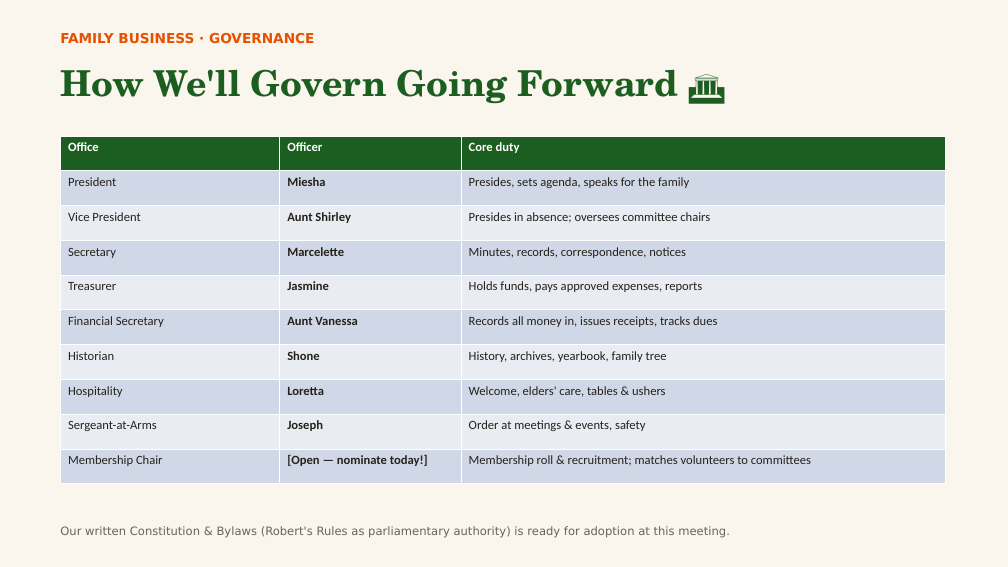
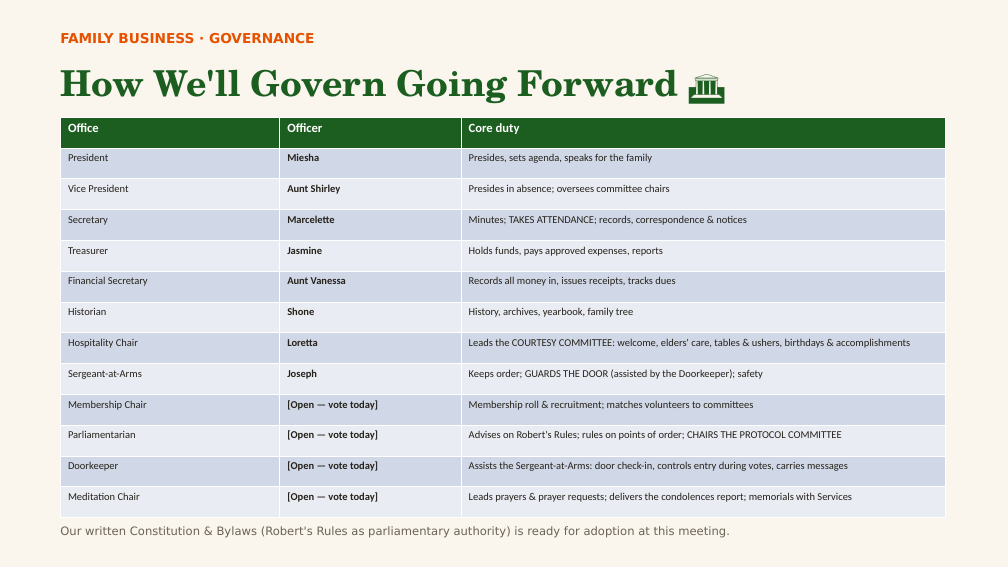
Before and after one commit to MEG-agt25/Family-Reunion, a slide deck: slide 16 of presentation/Harris-Nelson-Reunion-2026.pptx. Drawn at 1008x567 pixels with LibreOffice and Linux fonts; fonts in the diff are those of the drawing. Boxes give left, top, right and bottom in pixels: in the first picture for what was removed or moved away, otherwise in the second. Text is boxed around its words. In the diff, an @@ line names an element or a change of style, - is before the commit and + after.

```diff
--- a/presentation/Harris-Nelson-Reunion-2026.pptx
+++ b/presentation/Harris-Nelson-Reunion-2026.pptx
@@ table at (60,117,945,518) @@
-row 4, column 3: Minutes, records, correspondence, notices
+row 4, column 3: Minutes; TAKES ATTENDANCE; records, correspondence & notices
-row 8: Hospitality | Loretta | Welcome, elders' care, tables & ushers
-row 9: Sergeant-at-Arms | Joseph | Order at meetings & events, safety
-row 10: Membership Chair | [Open — nominate today!] | Membership roll & recruitment; matches volunteers to committees
+row 8: Hospitality Chair | Loretta | Leads the COURTESY COMMITTEE: welcome, elders' care, tables & ushers, birthdays & accomplishments
+row 9: Sergeant-at-Arms | Joseph | Keeps order; GUARDS THE DOOR (assisted by the Doorkeeper); safety
+row 10: Membership Chair | [Open — vote today] | Membership roll & recruitment; matches volunteers to committees
+row 11: Parliamentarian | [Open — vote today] | Advises on Robert's Rules; rules on points of order; CHAIRS THE PROTOCOL COMMITTEE
+row 12: Doorkeeper | [Open — vote today] | Assists the Sergeant-at-Arms: door check-in, controls entry during votes, carries messages
+row 13: Meditation Chair | [Open — vote today] | Leads prayers & prayer requests; delivers the condolences report; memorials with Services
@@ table: place and size @@
-table at (60,136,945,484)
+table at (60,117,945,518)
```
Also in this commit, not shown: 2 other slides changed, 8 other files.
